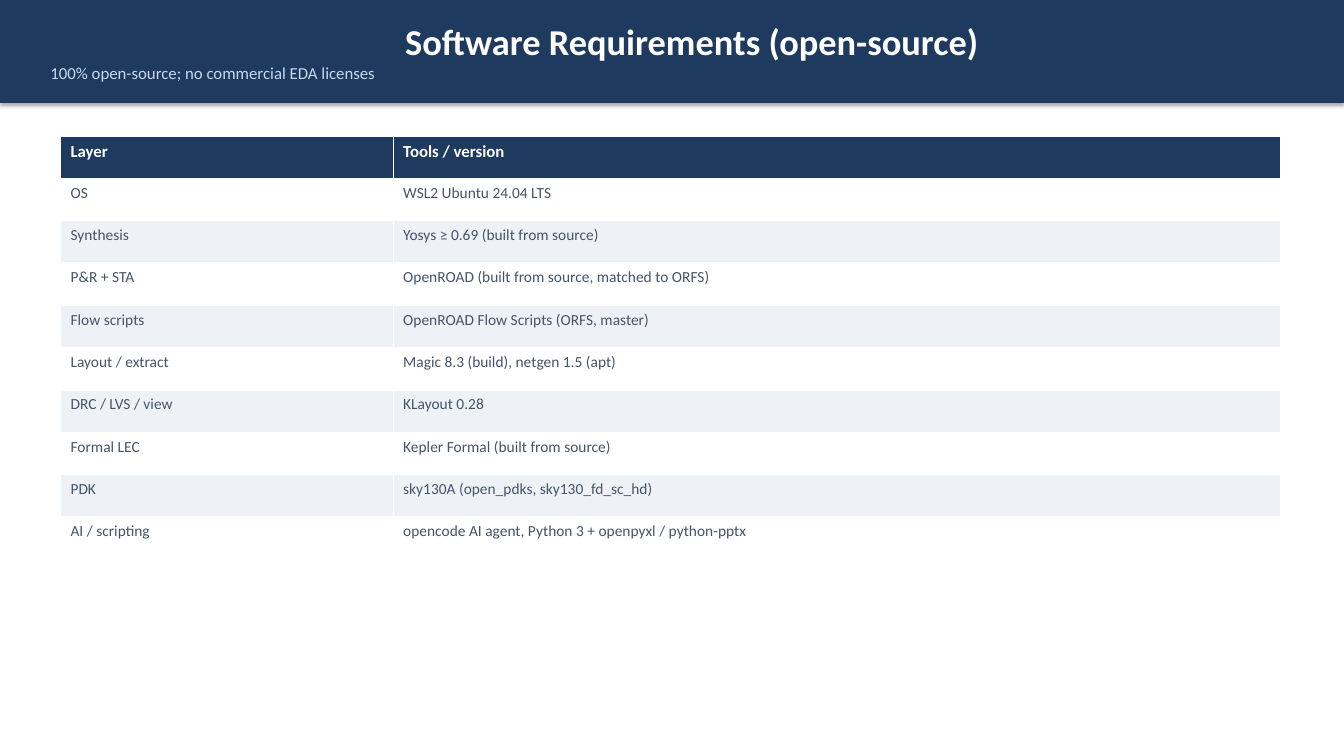
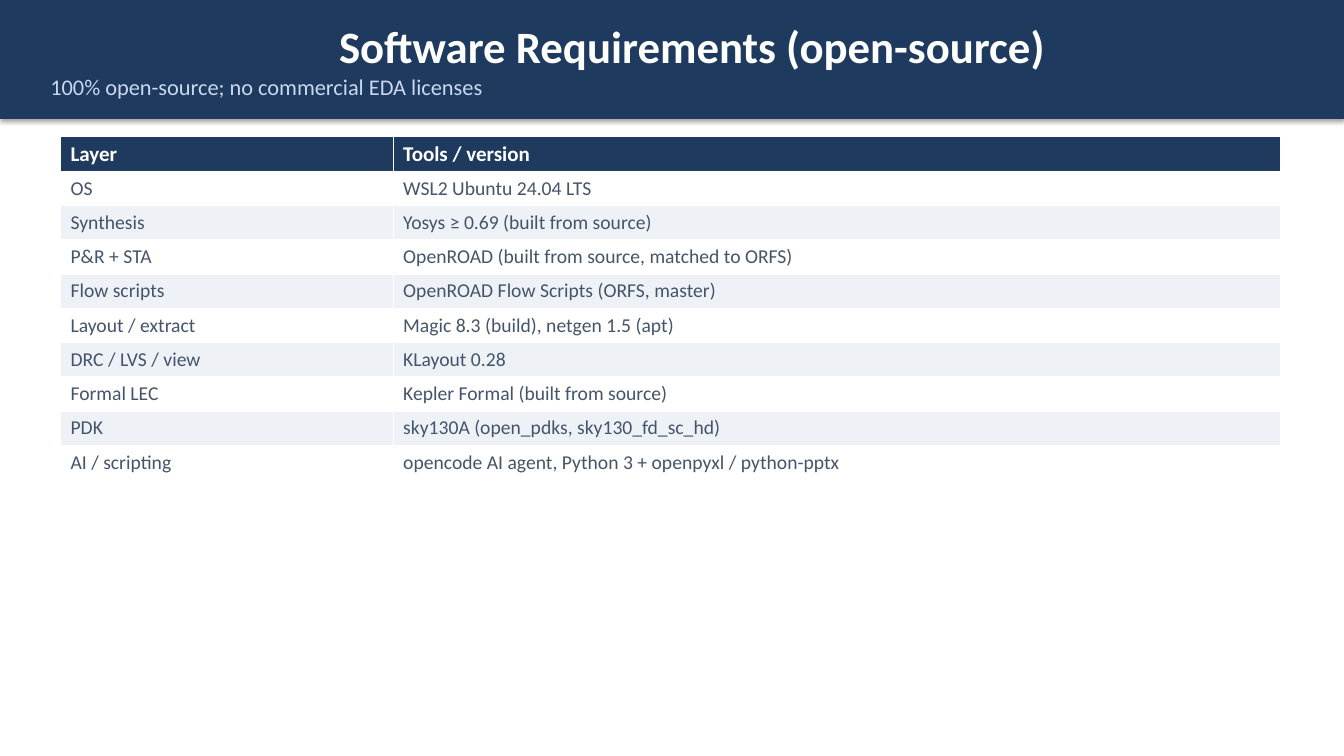
Before and after one commit to wuhannus/lunarch, a slide deck: slide 16 of flow/LUNARCH_AI_Driven_Chip_Design.pptx (slide 17 before the commit). Drawn at 1344x756 pixels with LibreOffice and Linux fonts; fonts in the diff are those of the drawing. Boxes give left, top, right and bottom in pixels: in the first picture for what was removed or moved away, otherwise in the second. Text is boxed around its words. In the diff, an @@ line names an element or a change of style, - is before the commit and + after.

```diff
--- a/flow/LUNARCH_AI_Driven_Chip_Design.pptx
+++ b/flow/LUNARCH_AI_Driven_Chip_Design.pptx
@@ rectangle "Software Requirements (open-source)": place and size @@
-rectangle "Software Requirements (open-source)" at [0,0,1344,103]
+rectangle "Software Requirements (open-source)" at [0,0,1344,119]
@@ rectangle "Software Requirements (open-source)" at [0,0,1344,119]: size 26 to 32 pt in "Software Requirements (open-source)"; size 12 to 16 pt in "100% open-source; no commercial EDA licenses" @@
@@ table at [60,136,1280,479] @@
@@ size 12 to 15 pt in "Layer", "Tools / version" @@
@@ size 11 to 14 pt @@
```
Also in this commit, not shown: 9 other slides changed, 7 slides added, 8 slides removed, 1 other file.
